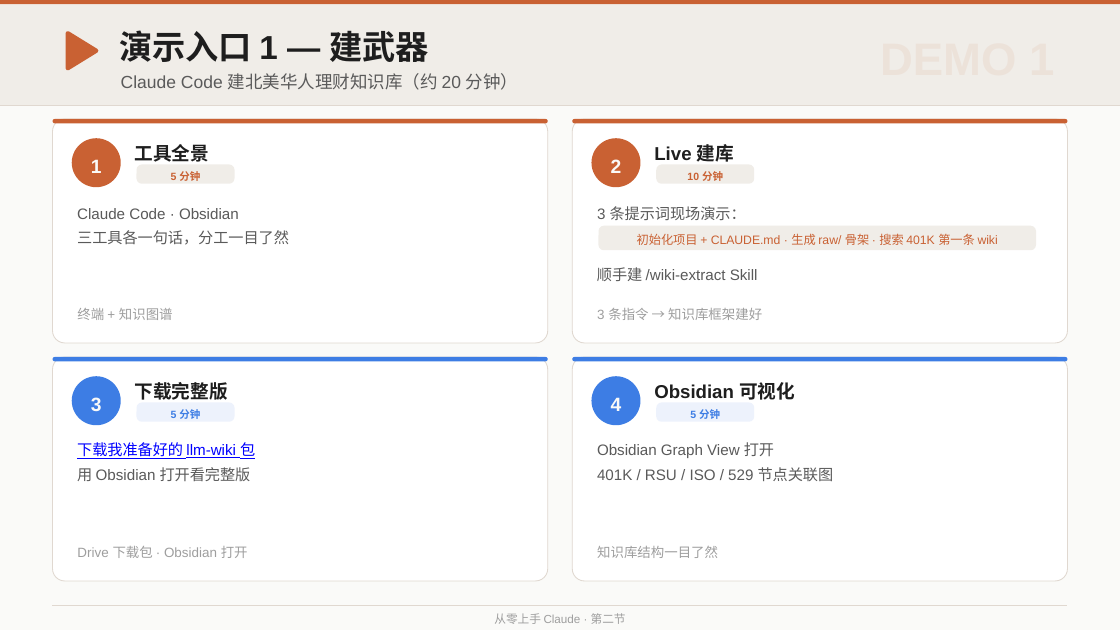
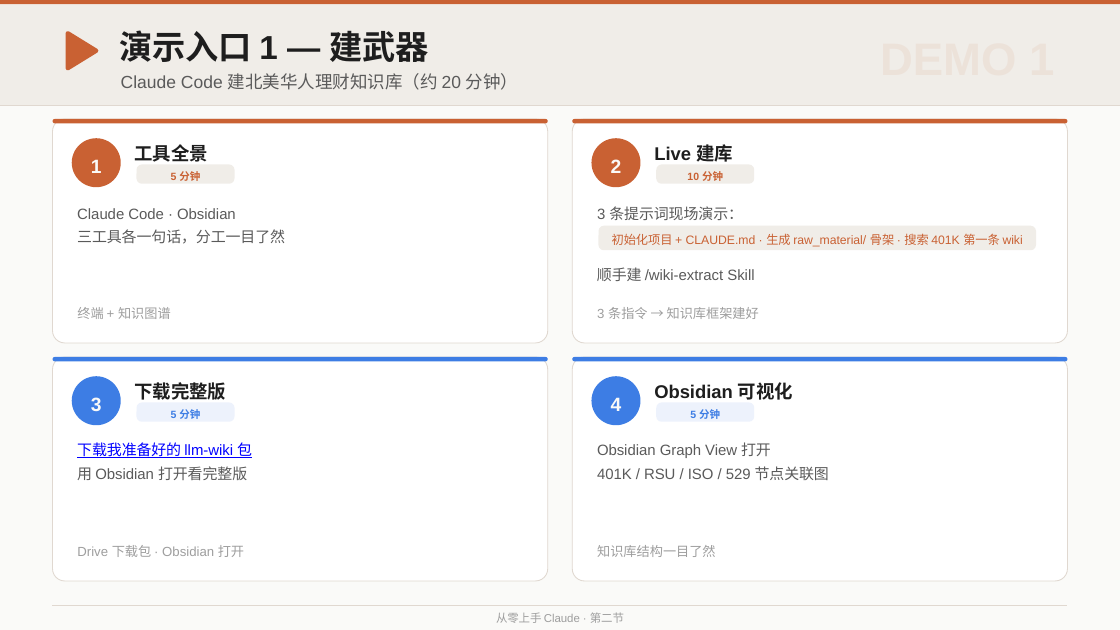
Before and after one commit to austinxyz/course-portal, a slide deck: slide 14 of dl/claude_course_s2.pptx. Drawn at 1120x630 pixels with LibreOffice and Linux fonts; fonts in the diff are those of the drawing. Boxes give left, top, right and bottom in pixels: in the first picture for what was removed or moved away, otherwise in the second. Text is boxed around its words. In the diff, an @@ line names an element or a change of style, - is before the commit and + after.

```diff
--- a/dl/claude_course_s2.pptx
+++ b/dl/claude_course_s2.pptx
@@ text at [612, 233, 1023, 247]: text changed @@
-初始化项目 + CLAUDE.md · 生成 raw/ 骨架 · 搜索 401K 第一条 wiki
+初始化项目 + CLAUDE.md · 生成 raw_material/ 骨架 · 搜索 401K 第一条 wiki
@@ size 16 to 15.8 pt in 4 elements at [135, 144, 208, 162], [654, 144, 733, 162], [135, 382, 227, 400], [654, 382, 793, 400] @@
@@ size 13 to 12.8 pt in 8 elements at [77, 208, 236, 219], [77, 229, 285, 244], [597, 206, 743, 220], [597, 267, 754, 281], [77, 442, 252, 458], [77, 466, 247, 480], [597, 442, 771, 458], [597, 466, 829, 480] @@
@@ size 11.5 to 11.2 pt in 4 elements at [77, 307, 171, 319], [597, 307, 759, 319], [77, 545, 244, 557], [597, 545, 715, 557] @@
@@ text "从零上手 Claude · 第二节" at [496, 612, 624, 623]: size 10 to 9.8 pt @@
```
Also in this commit, not shown: 22 other slides changed, 1 other file.
